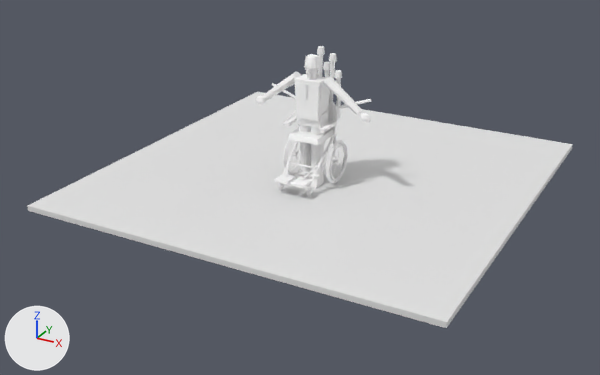
Before and after pictures for a commit that changed the Blender file ArtSource/Pedestrians/Blender/PipebackRoller3D.blend.
Both versions are drawn from a 50 mm lens placed at (4.79, -9.04, 4.39), pointed at (-0.1, -0.15, -0.05). Lighting does not change. The marker at lower left points along +X, +Y and +Z. The picture after the commit comes second.

The first picture shows 'PreviewGround' and 36 more.
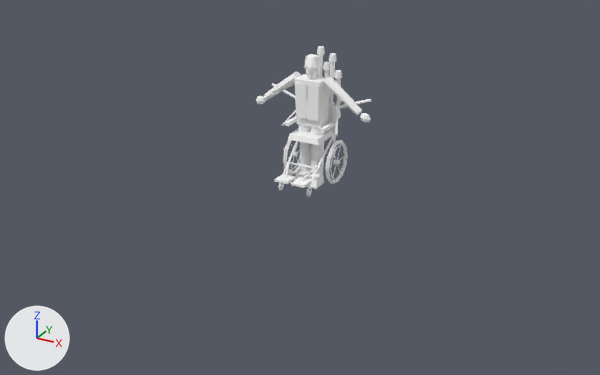
What changed in the scene script:
```text
Remove ob_previewground:
    ob_previewground = bpy.data.objects.new('PreviewGround', me_previewground_mesh)
    ob_previewground.location = (0.0, 0.0, 0.0)
```

Where the change shows, as pixel boxes [x1, y1, x2, y2] in the pictures (600 x 375 px):
'PreviewGround', deleted: before [27, 92, 573, 328]
